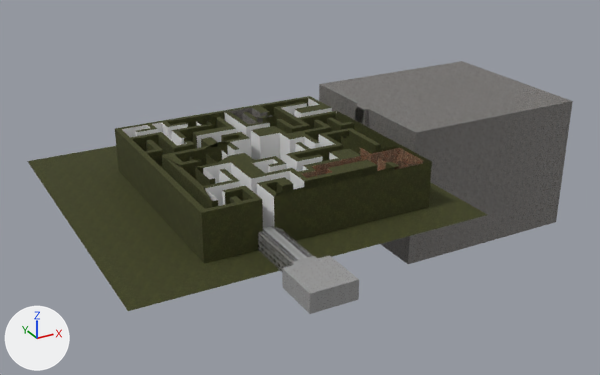
A saved change to the FBX model Assets/Models/Labyrinth.fbx.
Both versions are drawn from a camera (50 mm lens) standing at (-54.6, -124.9, 61.0) and looking at (15.5, 2.5, -2.7). The axes (+X, +Y, +Z) are drawn at lower left. The lights are the same throughout. Where no turn or scale is listed for an object, it has been applied to the vertices. Vertices at the same position are counted once.

The first picture shows 'Floor', 'HiddenHouse', 'Labyrinth', 'StartHouse', 'TunnelEntracne'.
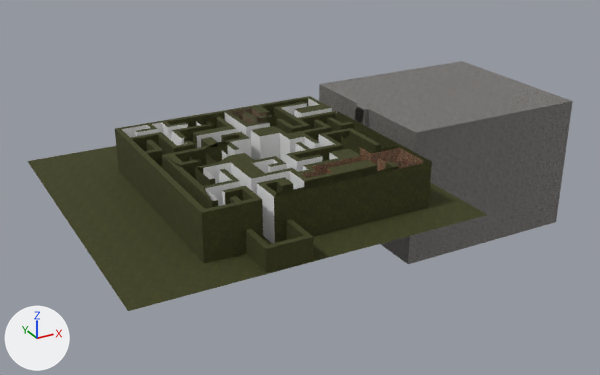
Patch to the scene script:
```diff
--- a/Assets/Models/Labyrinth.fbx.py
+++ b/Assets/Models/Labyrinth.fbx.py
@@ me_cube_009 @@
 # used by ob_labyrinth; location = (0.0, 0.0, 0.0)
-me_cube_009.from_pydata(...)  # 560 vertices, 379 faces; spans x -14.0..28.0, y -21.0..21.0, z -4.0..8.5
+me_cube_009.from_pydata(...)  # 494 vertices, 320 faces; spans x -14.0..28.0, y -21.0..21.0, z -4.0..8.5
+# me_cube_009 part 1: 9 kept faces spanning x 9.0..15.5, y 11.0..20.0, z 0.0..8.5 get new texture (UV) coordinates
 me_cube_009.materials.append(mat_basic)
@@ me_cube_009 @@
 me_cube_009.materials.append(mat_w_lastroom)
-me_cube_009.materials.append(mat_concrete)
-me_cube_009.materials.append(mat_w_lastroomdown)
@@ me_cube_003_1 @@
+me_cube_003_1.from_pydata(...)  # 24 vertices, 22 faces; spans x -7.0..1.0, y -28.0..-21.0, z 0.0..4.0
+me_cube_003_1.materials.append(mat_basic)
@@ ob_starthouse @@
-ob_starthouse = bpy.data.objects.new('StartHouse', me_cube_007)
-ob_starthouse.location = (-4.4, -32.5, 0.5)
@@ ob_tunnelentracne @@
-ob_tunnelentracne = bpy.data.objects.new('TunnelEntracne', me_tunnel_001)
-ob_tunnelentracne.location = (-3.0, -23.0, 1.5)
@@ ob_entrancestart @@
+ob_entrancestart = bpy.data.objects.new('EntranceStart', me_cube_003_1)
+ob_entrancestart.location = (0.0, 0.0, 0.0)
```

What differs and where, as boxes (x1, y1, x2, y2) in the pictures (600 x 375 px):
'StartHouse', deleted: before (282, 255, 359, 314)
'EntranceStart', added: after (245, 219, 313, 273)
'TunnelEntracne', deleted: before (258, 226, 313, 272)
    faces in mat_tunnelwall: (258, 228, 313, 272)
    faces in mat_tunnelfloor: (261, 226, 311, 261)
part 1 of me_cube_009, surface changed (grey to brown): (229, 108, 269, 124) in both
